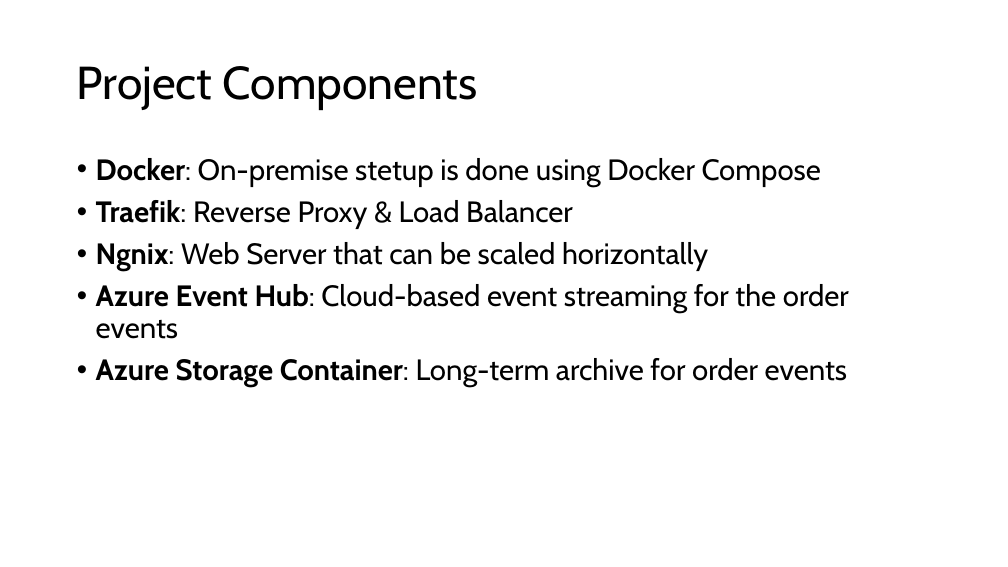
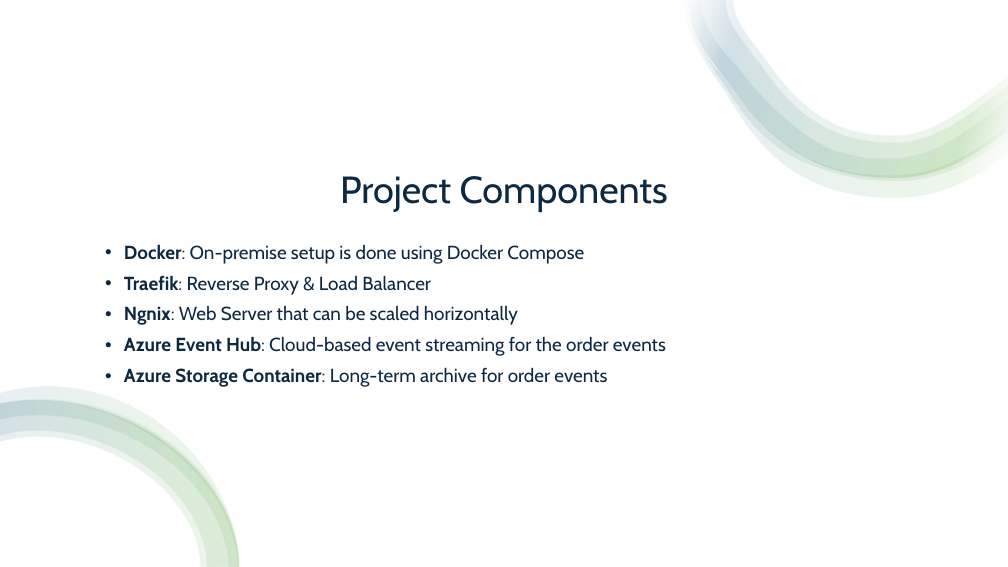
Before and after one commit to susi-dgr/FinalProject-LeaoDanninger, a slide deck: slide 3 of presentation/oms_presentation.pptx. Drawn at 1008x567 pixels with LibreOffice and Linux fonts; fonts in the diff are those of the drawing. Boxes give left, top, right and bottom in pixels: in the first picture for what was removed or moved away, otherwise in the second. Text is boxed around its words. In the diff, an @@ line names an element or a change of style, - is before the commit and + after.

Commit message:
update presentation

```diff
--- a/presentation/oms_presentation.pptx
+++ b/presentation/oms_presentation.pptx
@@ rectangle added at (x1=0, y1=0, x2=1008, y2=567), fill #FFFFFF @@
@@ group added at (x1=686, y1=0, x2=1008, y2=197): 4 freeform shapes @@
@@ title "Project Components" moved from (x1=77, y1=66, x2=477, y2=110) to (x1=340, y1=176, x2=668, y2=212) @@
@@ title "Project Components" at (x1=340, y1=176, x2=668, y2=212): size 44 to 36 pt, text colour #000000 to #0E2841; alignment left to centre; vertical alignment middle to bottom @@
@@ text "Docker: On-premise setup is done ..." moved from (x1=96, y1=158, x2=849, y2=388) to (x1=124, y1=244, x2=666, y2=387) @@
@@ text at (x1=124, y1=244, x2=584, y2=264): text changed; size 28 to 18 pt; text colour #000000 to #0E2841 @@
-• Docker: On-premise stetup is done using Docker Compose
+• Docker: On-premise setup is done using Docker Compose
@@ text at (x1=124, y1=275, x2=666, y2=387): size 28 to 18 pt, text colour #000000 to #0E2841 in "Traefik: Reverse Proxy & Load Balancer", "Ngnix: Web Server that can be scaled ...", "Azure Event Hub: Cloud-based event streaming for ...", "Azure Storage Container: Long-term archive for order ..." @@
@@ group added at (x1=0, y1=387, x2=240, y2=567): 4 freeform shapes @@
```
Also in this commit, not shown: 2 other slides changed, 5 slides added, 1 slide removed, 1 other file.
